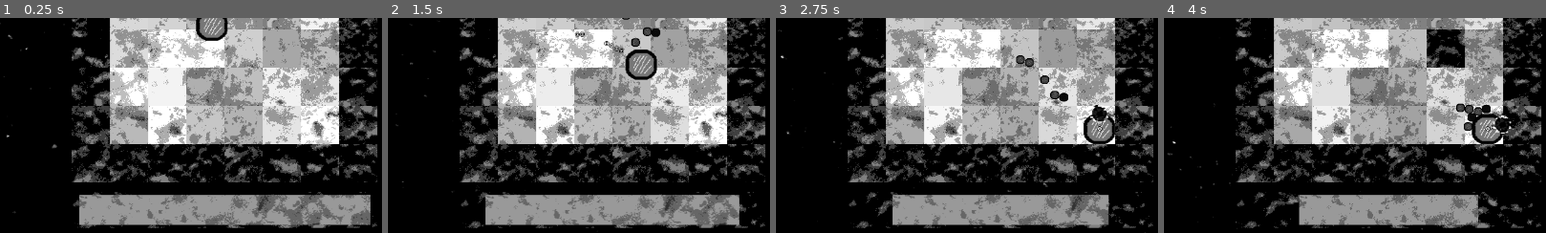
Above: before the commit, frames 1-4 (left to right).
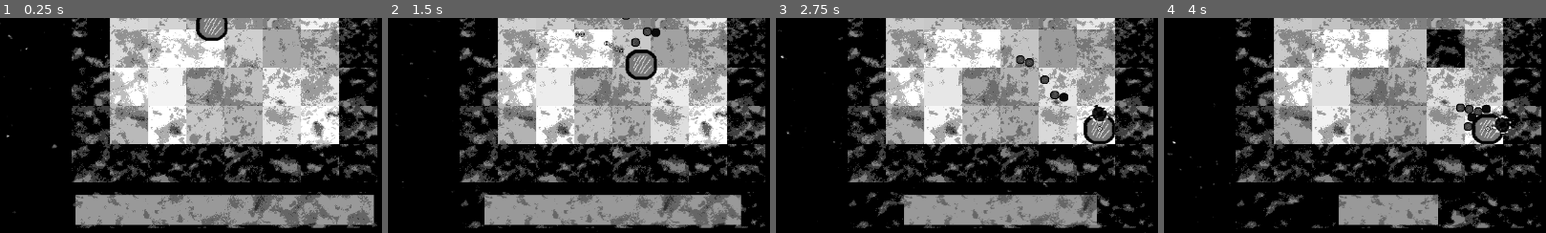
Above: after the commit, the same moments.

Repository: Indivicivet/ludumdare54
Game: Godot game, scene res://ludumdare54.tscn
Two runs of this game, one before a commit and one after it. Both use one fixed random seed, a clock stepped at 60 frames per second and the inputs below.
Inputs (mouse positions are % of the whole screen's width and height, from its top left):
- Up to frame 1 (0.25 s): no input
- Up to frame 2 (1.5 s): move the mouse to (72, 45) at 0.52 s; press the mouse at (72, 45) at 0.53 s; hold Right (right) 0.53-1.28 s; move the mouse to (30, 55) at 1.27 s; release the mouse at (30, 55) at 1.28 s; hold Down (down) from 1.28 s (still down); click (30, 55) at 1.35 s
- Up to frame 3 (2.75 s): move the mouse to (60, 28) at 2.02 s; release Down (down) at 2.03 s; press the mouse at (60, 28) at 2.03 s; hold Right (right) from 2.03 s (still down)
- Up to frame 4 (4 s): move the mouse to (45, 70) at 2.77 s; release Right (right) at 2.78 s; release the mouse at (45, 70) at 2.78 s; hold Up (up) 2.78-3.53 s; click (45, 70) at 2.85 s; move the mouse to (80, 65) at 3.52 s; press the mouse at (80, 65) at 3.53 s; hold Left (left) from 3.53 s (still down)
The pictures show only the part of the screen within x 18-68%, y 49-99%; the shares and areas given below are measured in that part.

The runs differ from the first frame. In frame 1, 2.9% of the frame differs, in the area x 19-98%, y 82-97%; in frame 2, 1.3%; in frame 3, 3.1%; in frame 4, 3.9%, in the area x 35-83%, y 82-97%.

Commit message:
remove "player_health" subnode, make health be reduced when enemies touch you

Diff:
--- a/health_indicator.gd
+++ b/health_indicator.gd
@@ -4,6 +4,6 @@
 func _process(delta):
 	get_node("Sprite2D").set_region_rect(Rect2(
 		0, 0,
-		500 * owner.get_node("player/player_health").health,
+		500 * owner.get_node("player").health,
 		50,
 	))
--- a/ludumdare54.tscn
+++ b/ludumdare54.tscn
@@ -9,7 +9,6 @@
 [ext_resource type="Texture2D" uid="uid://dyql1ycffaje6" path="res://graphics/player0001.png" id="6_w1o1e"]
 [ext_resource type="PackedScene" uid="uid://telbw0j0atkg" path="res://floor_or_block.tscn" id="7_p865s"]
 [ext_resource type="PackedScene" uid="uid://c4i8t3vyd1rqu" path="res://enemy_type_1.tscn" id="9_1g1nj"]
-[ext_resource type="Script" path="res://player_health.gd" id="9_ypba0"]
 [ext_resource type="PackedScene" uid="uid://d2mwe78xq0kar" path="res://score.tscn" id="10_5oqj3"]
 [ext_resource type="Script" path="res://scripts/enemy_spawner.gd" id="11_gi10b"]
 [ext_resource type="Texture2D" uid="uid://dm7cxf1pr2r2f" path="res://graphics/tex3_0001__P2000288.png" id="12_088op"]
@@ -256,9 +255,6 @@
 [node name="CollisionShape2D" type="CollisionShape2D" parent="player"]
 shape = SubResource("CircleShape2D_gwbx5")
 
-[node name="player_health" type="Node2D" parent="player"]
-script = ExtResource("9_ypba0")
-
 [node name="enemy_type1" parent="." instance=ExtResource("9_1g1nj")]
 
 [node name="enemy_type2" parent="." instance=ExtResource("9_1g1nj")]
--- a/player_health.gd
+++ /dev/null
@@ -1,7 +0,0 @@
-extends Node2D
-
-
-var health = 1.0
-
-func _process(delta):
-	health -= 0.1 * delta
--- a/scripts/enemy_type1.gd
+++ b/scripts/enemy_type1.gd
@@ -42,3 +42,7 @@
 		navigation_agent.get_next_path_position() - global_position
 	).normalized() * SPEED
 	move_and_slide()
+	for i in get_slide_collision_count():
+		var collider = get_slide_collision(i).get_collider()
+		if collider.name == "player":
+			collider.touched_by_enemy(self, delta)
--- a/scripts/player.gd
+++ b/scripts/player.gd
@@ -2,6 +2,8 @@
 
 
 const SPEED = 300.0
+
+var health = 1.0
 
 
 func _physics_process(delta):
@@ -19,3 +21,7 @@
 		velocity.y = move_toward(velocity.y, 0, SPEED)
 
 	move_and_slide()
+
+
+func touched_by_enemy(other, delta):
+	health -= delta * 0.06
Not shown: 1 places in ludumdare54.tscn that only renumber resources
